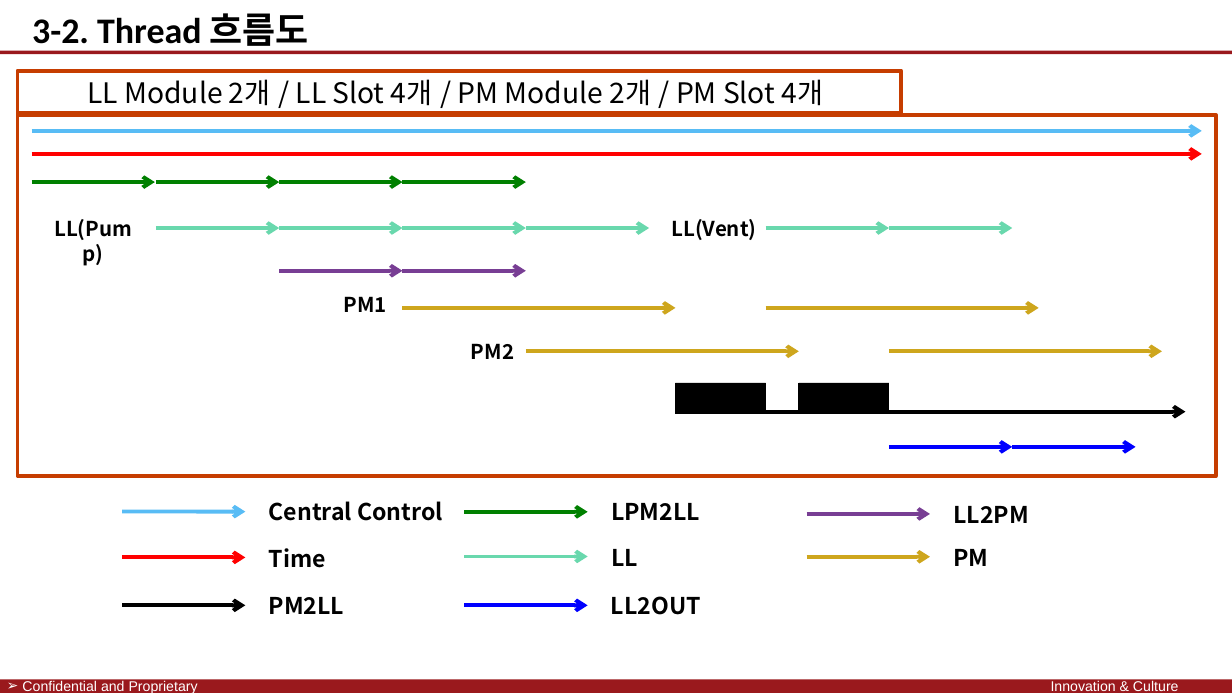
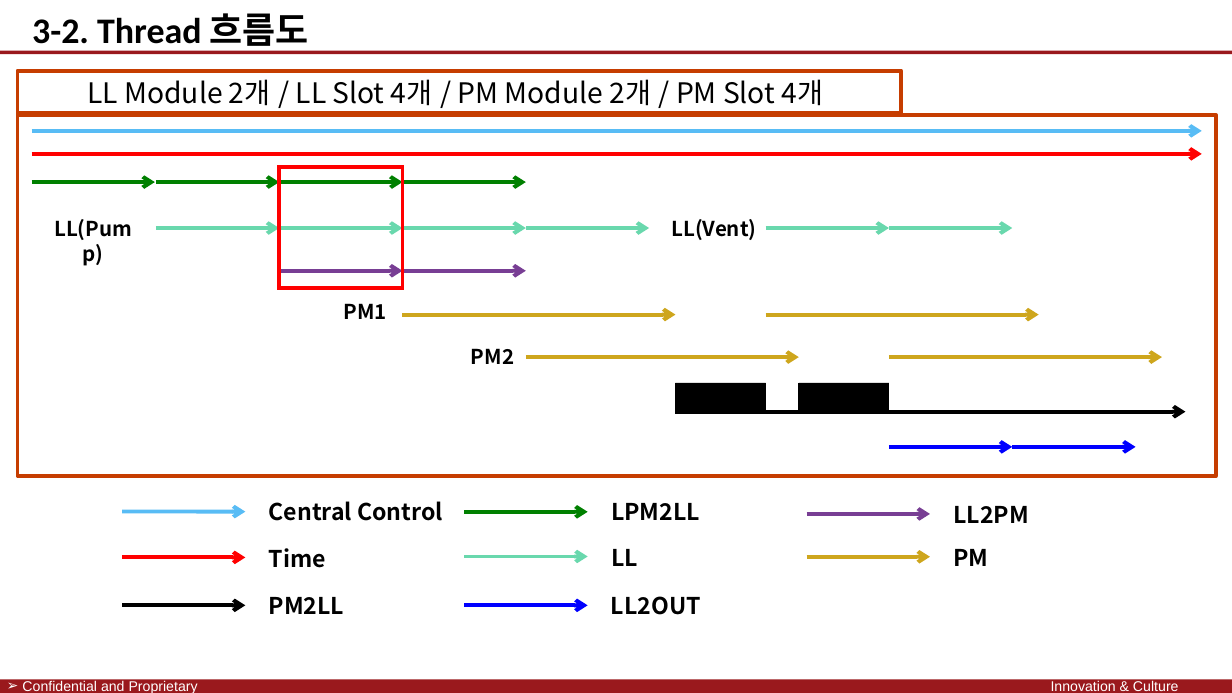
Before and after one commit to SaintSeong/JusungProject, a slide deck: slide 7 of A조 발표/A조 발표.pptx. Drawn at 1232x693 pixels with LibreOffice and Linux fonts; fonts in the diff are those of the drawing; background and template pictures are left out. Boxes give left, top, right and bottom in pixels: in the first picture for what was removed or moved away, otherwise in the second. Text is boxed around its words. In the diff, an @@ line names an element or a change of style, - is before the commit and + after.

```diff
--- a/A조 발표/A조 발표.pptx
+++ b/A조 발표/A조 발표.pptx
@@ rectangle added at [279,167,402,288], outline #FF0000 3 pt @@
@@ 4 arrows, 2 texts: place and size @@
-4 arrows, 2 texts at [343,296,1163,359]
+4 arrows, 2 texts at [343,303,1163,364]
```
Also in this commit, not shown: 2 other slides changed, 1 other file.
